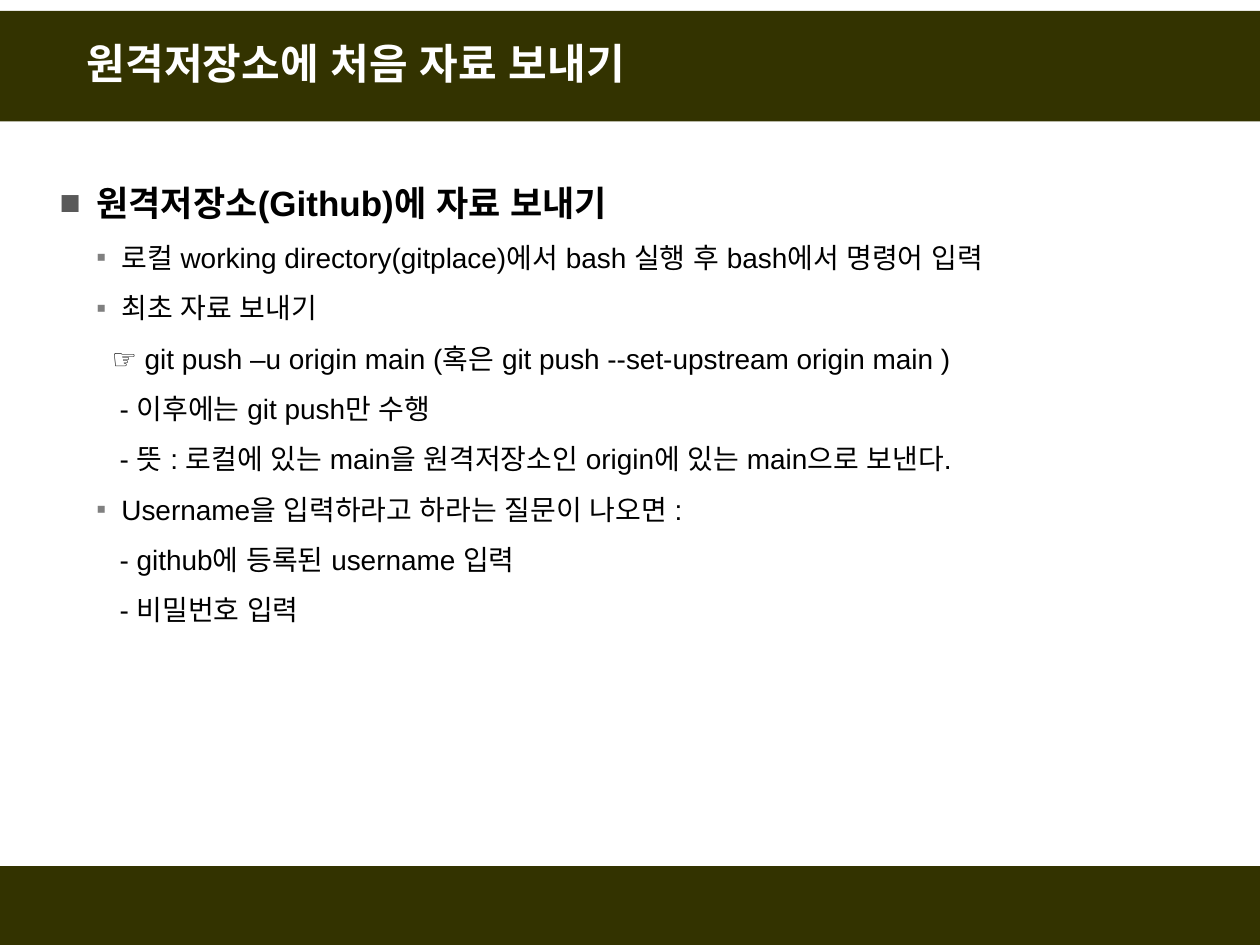
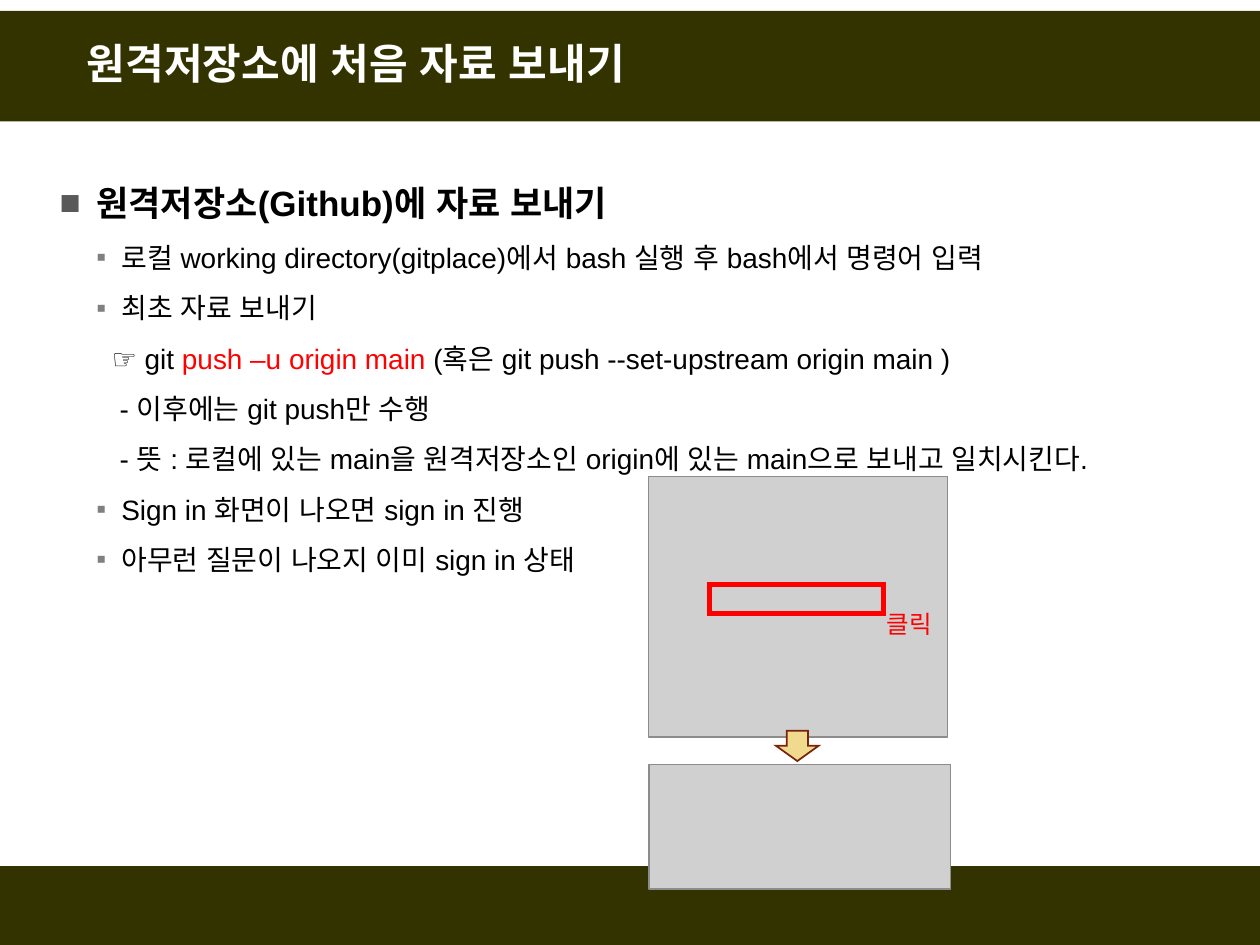
Before and after one commit to fasthill/github-lecture, a slide deck: slide 29 of git및github첫걸음-원격저장소연결.pptx. Drawn at 1260x945 pixels with LibreOffice and Linux fonts; fonts in the diff are those of the drawing; grey boxes stand for pictures. Boxes give left, top, right and bottom in pixels: in the first picture for what was removed or moved away, otherwise in the second. Text is boxed around its words. In the diff, an @@ line names an element or a change of style, - is before the commit and + after.

```diff
--- a/git및github첫걸음-원격저장소연결.pptx
+++ b/git및github첫걸음-원격저장소연결.pptx
@@ text at [145,347,934,374]: text colour #000000 to #FF0000 in "push –u origin main" @@
@@ text at [121,446,1088,575]: text changed @@
-  - 뜻 : 로컬에 있는 main을 원격저장소인 origin에 있는 main으로 보낸다.
-  ▪ Username을 입력하라고 하라는 질문이 나오면 :
-  - github에 등록된 username 입력
-  - 비밀번호 입력
+  - 뜻 : 로컬에 있는 main을 원격저장소인 origin에 있는 main으로 보내고 일치시킨다.
+  ▪ Sign in 화면이 나오면 sign in 진행
+  ▪ 아무런 질문이 나오지 이미 sign in 상태
@@ picture added at [649,476,948,737] @@
@@ rectangle added at [709,585,883,614], outline #FF0000 3 pt @@
@@ text added at [887,612,932,635], 14 pt, text #FF0000 @@
+클릭
@@ right arrow added at [776,731,819,761], fill #EFDA8E, outline #7A240B 1 pt @@
@@ picture added at [649,764,950,888] @@
```
Also in this commit, not shown: 5 other slides changed, 11 slides added, 4 slides removed, 3 other files.
